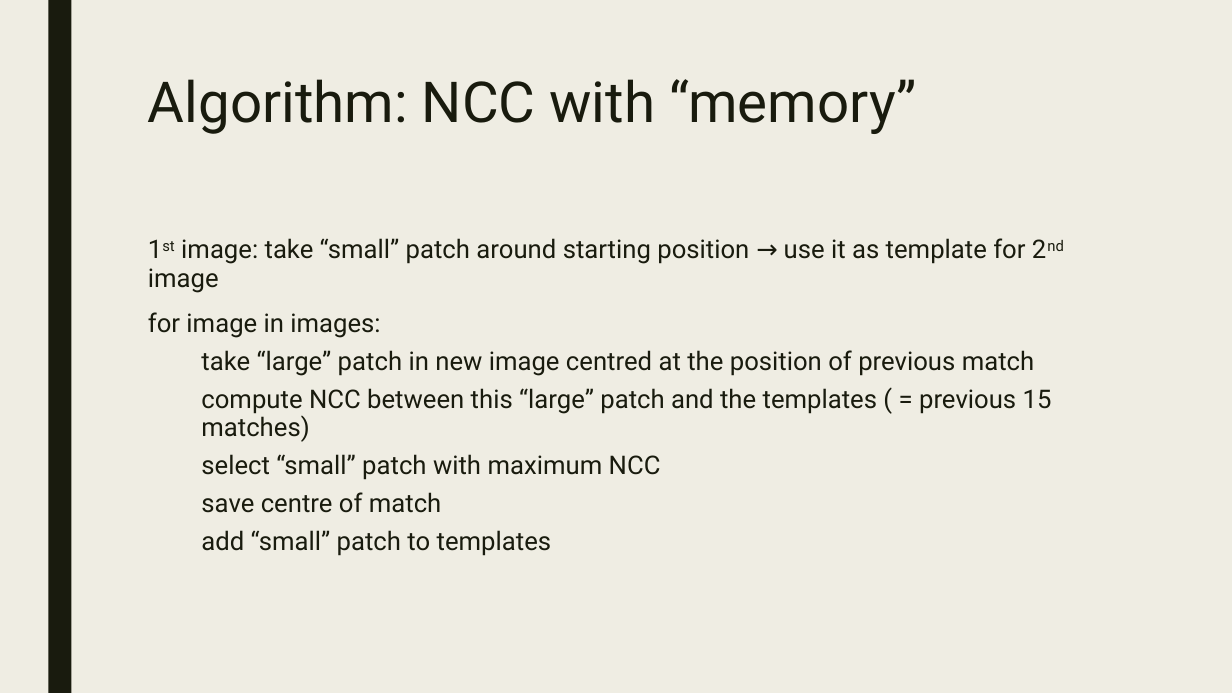
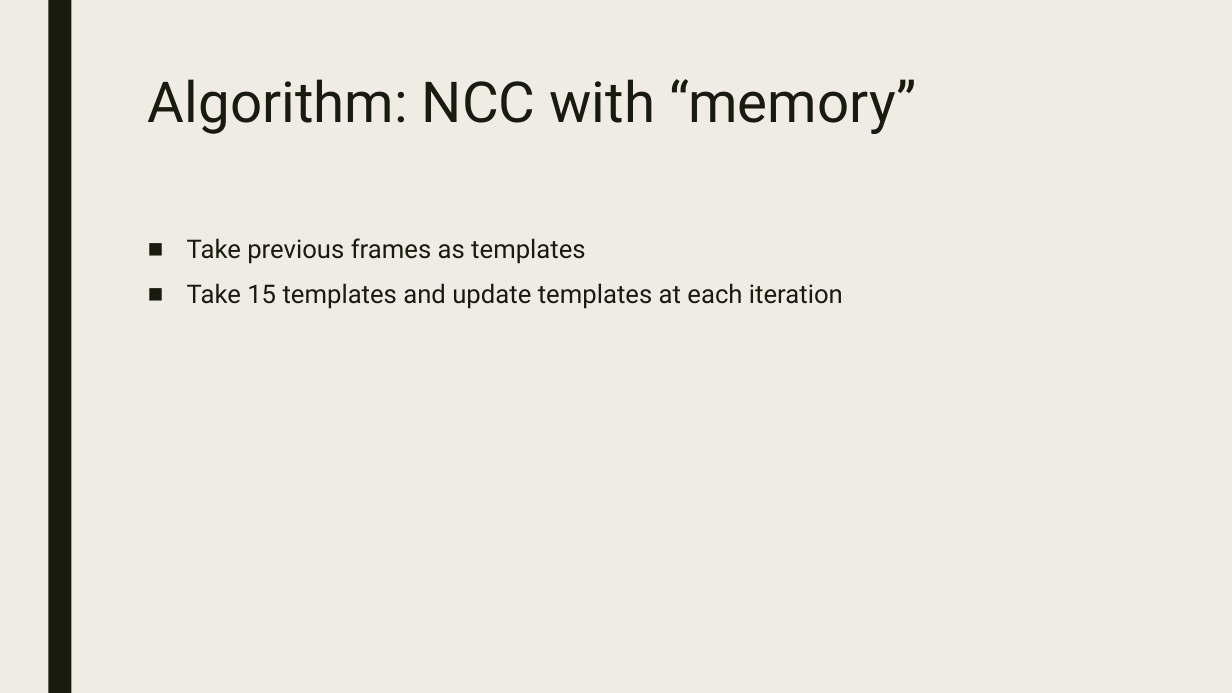
Before and after one commit to Shushalsec/ISIP, a slide deck: slide 5 of isip_presentation.pptx. Drawn at 1232x693 pixels with LibreOffice and Linux fonts; fonts in the diff are those of the drawing. Boxes give left, top, right and bottom in pixels: in the first picture for what was removed or moved away, otherwise in the second. Text is boxed around its words. In the diff, an @@ line names an element or a change of style, - is before the commit and + after.

Commit message:
final!!!!

```diff
--- a/isip_presentation.pptx
+++ b/isip_presentation.pptx
@@ text at bbox=[187, 238, 843, 309]: text changed @@
-1st image: take “small” patch around starting position → use it as template for 2nd image
-for image in images:
-  take “large” patch in new image centred at the position of previous match
-  compute NCC between this “large” patch and the templates ( = previous 15 matches)
-  select “small” patch with maximum NCC
-  save centre of match
-  add “small” patch to templates
+■ Take previous frames as templates
+■ Take 15 templates and update templates at each iteration
```
Also in this commit, not shown: 3 other slides changed.
